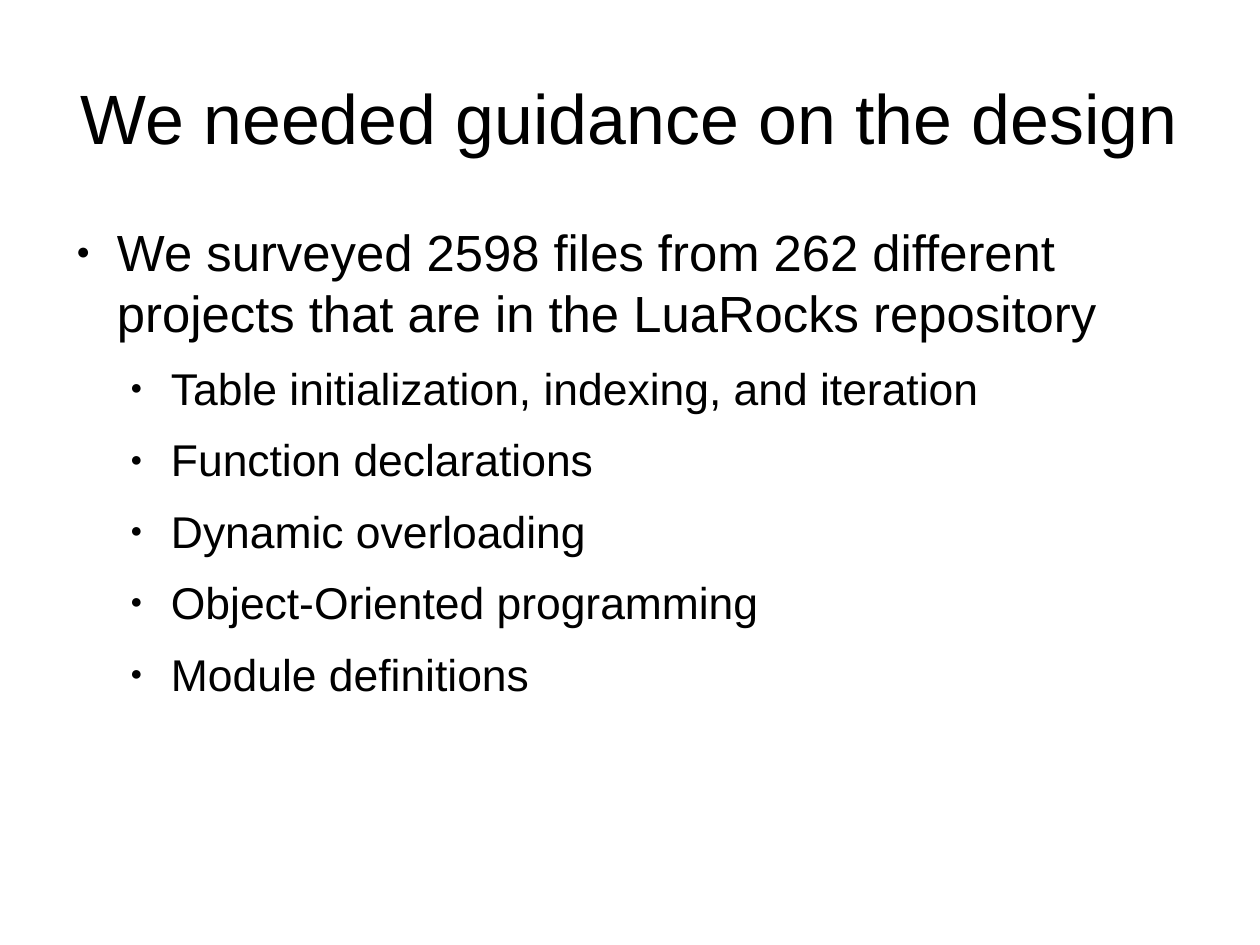
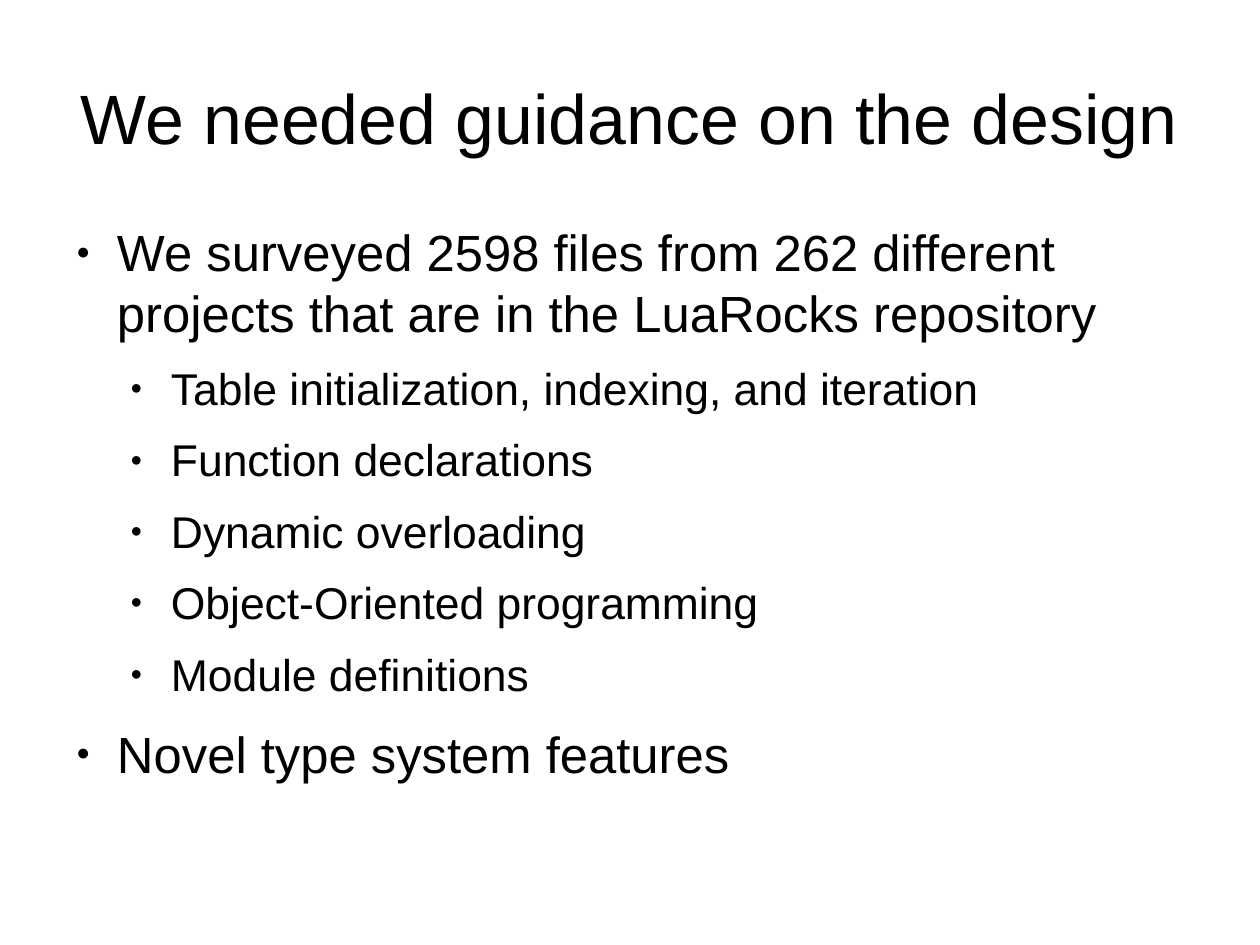
Before and after one commit to andremm/typedlua, a slide deck: slide 4 of doc/slides/dls2015.odp (slide 5 before the commit). Drawn at 1260x945 pixels with LibreOffice and Linux fonts; fonts in the diff are those of the drawing. Boxes give left, top, right and bottom in pixels: in the first picture for what was removed or moved away, otherwise in the second. Text is boxed around its words. In the diff, an @@ line names an element or a change of style, - is before the commit and + after.

Commit message:
Replacing text slides by example slides

```diff
--- a/doc/slides/dls2015.odp
+++ b/doc/slides/dls2015.odp
@@ text at (117,736,729,783): paragraph added @@
+● Novel type system features
```
Also in this commit, not shown: 7 other slides changed, 2 slides added, 6 slides removed.
